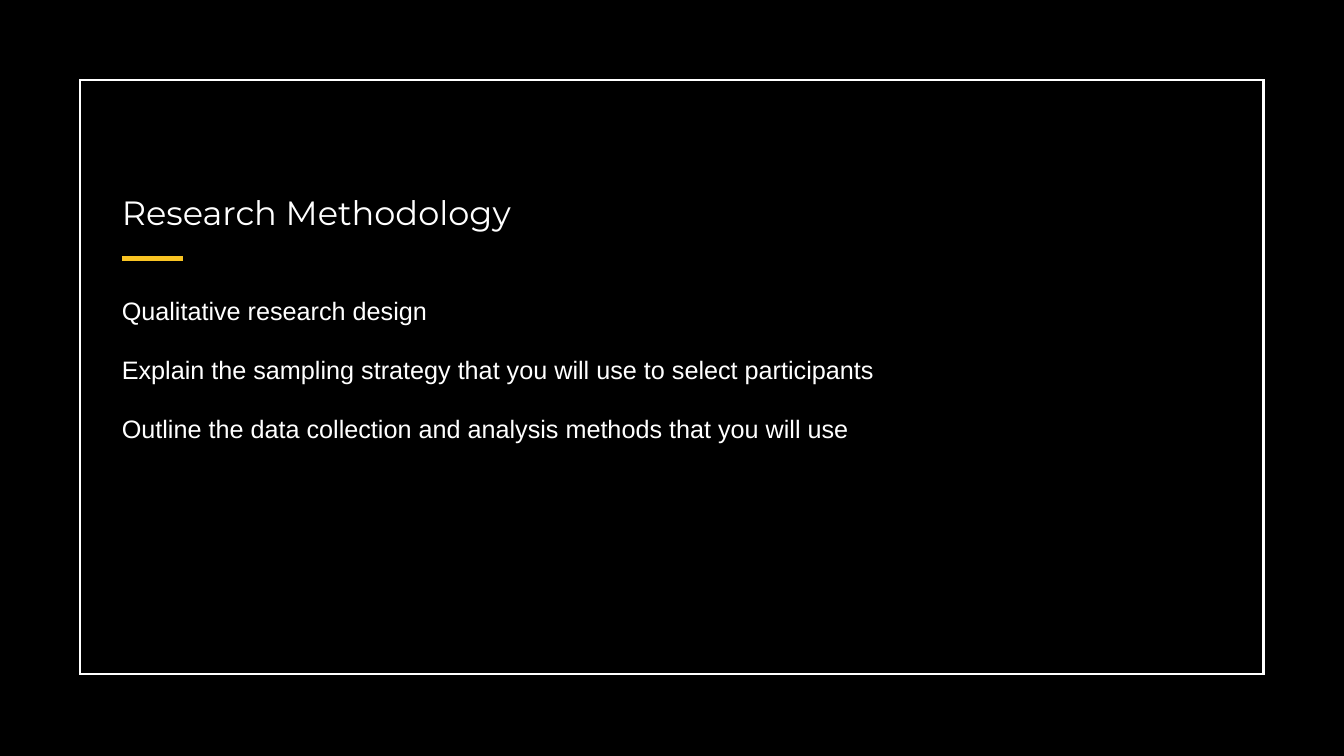
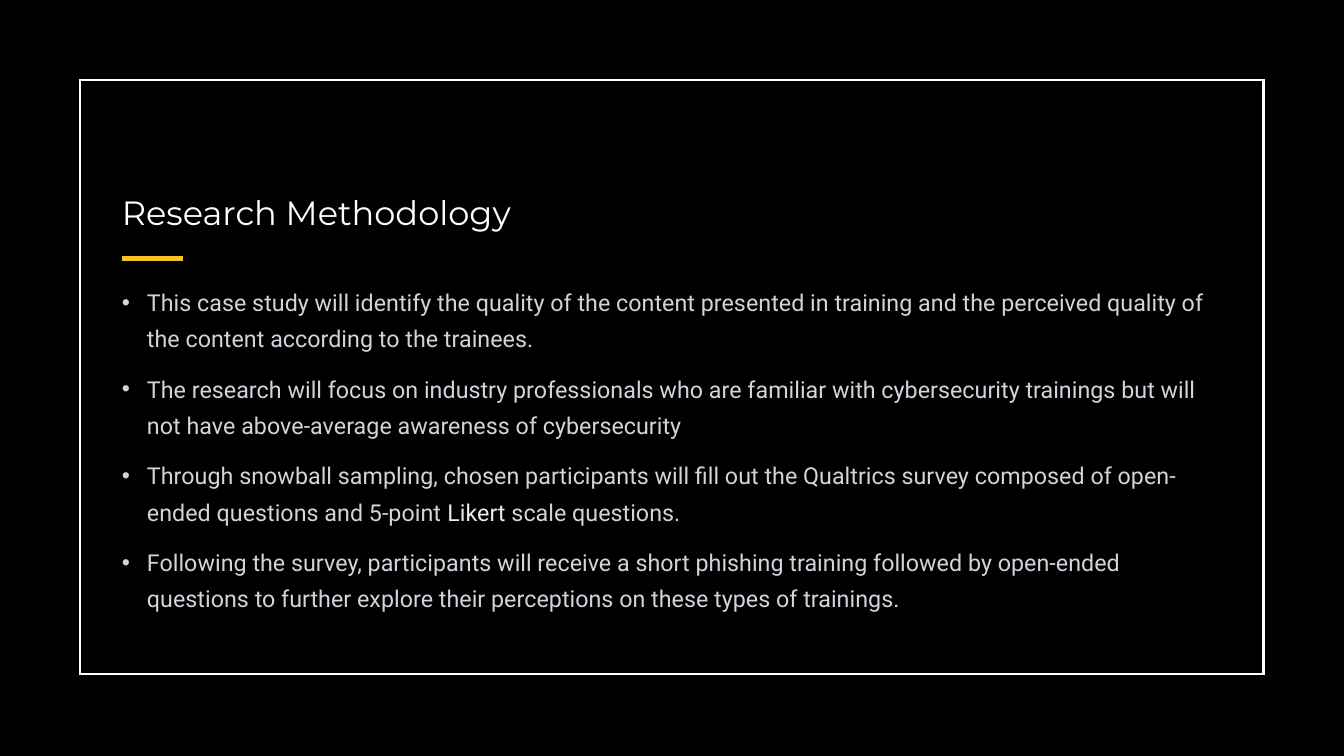
Before and after one commit to snowbowls/W.B.T.T.R.Y.A.Y.C.E.W, a slide deck: slide 5 of PPT/Alpha Review.pptx. Drawn at 1344x756 pixels with LibreOffice and Linux fonts; fonts in the diff are those of the drawing. Boxes give left, top, right and bottom in pixels: in the first picture for what was removed or moved away, otherwise in the second. Text is boxed around its words. In the diff, an @@ line names an element or a change of style, - is before the commit and + after.

```diff
--- a/PPT/Alpha Review.pptx
+++ b/PPT/Alpha Review.pptx
@@ text at [147,293,1203,612]: text changed; size 18 to 16.6 pt; font Arial to Roboto; text colour #FFFFFF to #D1D5DB @@
-Qualitative research design
-Explain the sampling strategy that you will use to select participants
-Outline the data collection and analysis methods that you will use
+• This case study will identify the quality of the content presented in training and the perceived quality of the content according to the trainees.
+• The research will focus on industry professionals who are familiar with cybersecurity trainings but will not have above-average awareness of cybersecurity
+• Through snowball sampling, chosen participants will fill out the Qualtrics survey composed of open-ended questions and 5-point Likert scale questions.
+• Following the survey, participants will receive a short phishing training followed by open-ended questions to further explore their perceptions on these types of trainings.
```
Also in this commit, not shown: 4 other slides changed.
